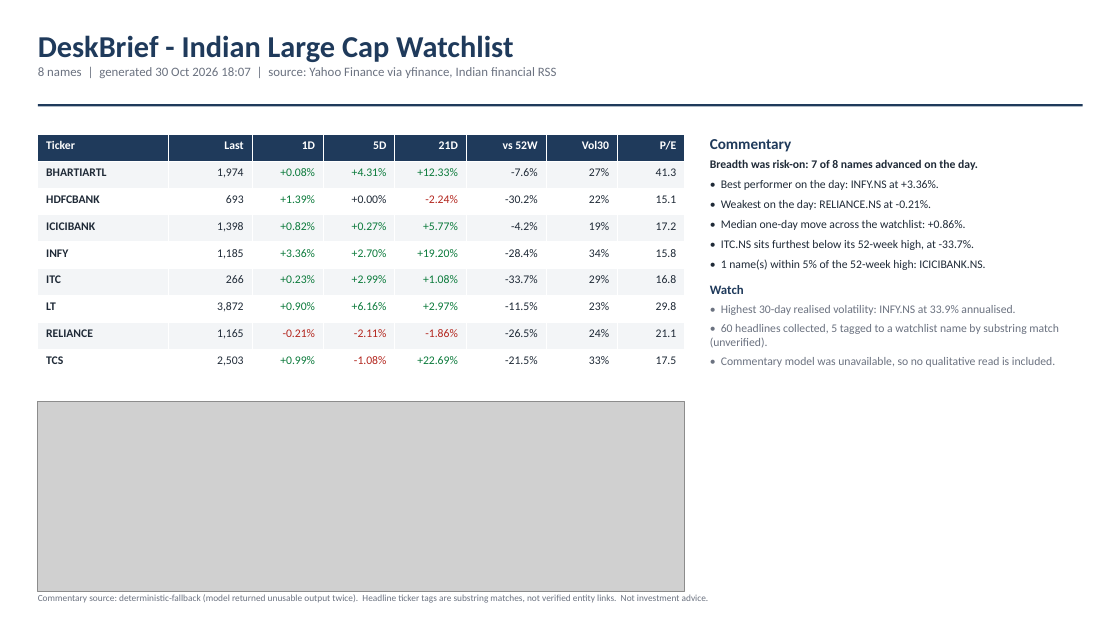
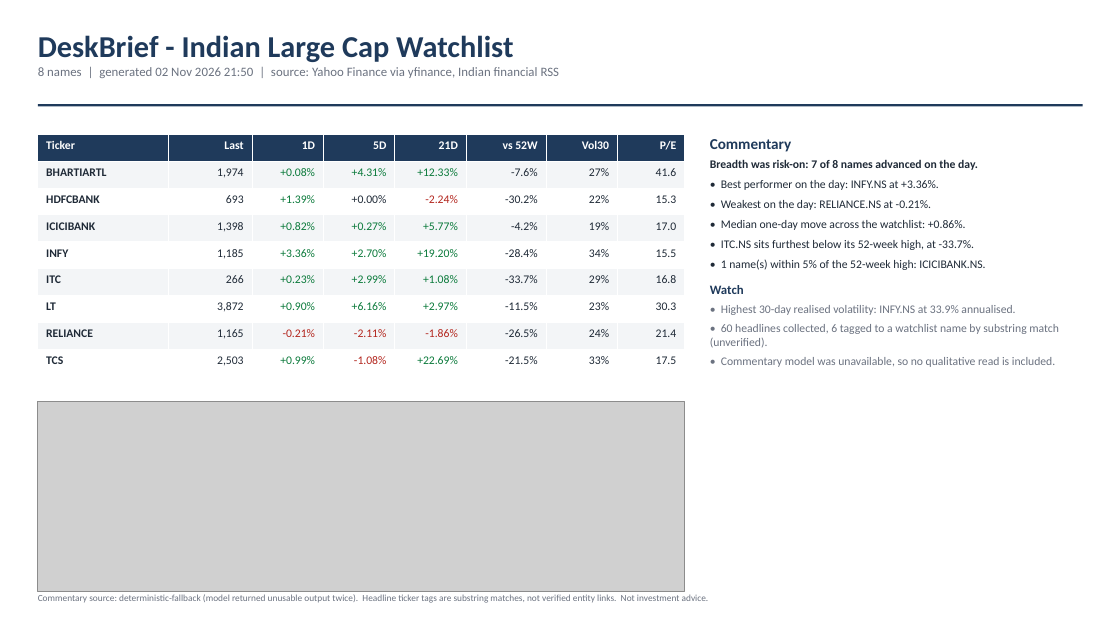
Before and after one commit to Deepak-Sethiii/deskbrief, a slide deck: slide 1 of public/deskbrief.pptx. Drawn at 1120x630 pixels with LibreOffice and Linux fonts; fonts in the diff are those of the drawing; grey boxes stand for pictures. Boxes give left, top, right and bottom in pixels: in the first picture for what was removed or moved away, otherwise in the second. Text is boxed around its words. In the diff, an @@ line names an element or a change of style, - is before the commit and + after.

```diff
--- a/public/deskbrief.pptx
+++ b/public/deskbrief.pptx
@@ text at [38,67,560,78]: text changed @@
-8 names | generated 30 Oct 2026 18:07 | source: Yahoo Finance via yfinance, Indian financial RSS
+8 names | generated 02 Nov 2026 21:50 | source: Yahoo Finance via yfinance, Indian financial RSS
@@ table at [38,134,685,376] @@
-row 2, column 8: 41.3
+row 2, column 8: 41.6
-row 3, column 8: 15.1
+row 3, column 8: 15.3
-row 4, column 8: 17.2
+row 4, column 8: 17.0
-row 5, column 8: 15.8
+row 5, column 8: 15.5
-row 7, column 8: 29.8
+row 7, column 8: 30.3
-row 8, column 8: 21.1
+row 8, column 8: 21.4
@@ text at [710,324,1059,348]: text changed @@
-• 60 headlines collected, 5 tagged to a watchlist name by substring match (unverified).
+• 60 headlines collected, 6 tagged to a watchlist name by substring match (unverified).
```
Also in this commit, not shown: 4 other files.
